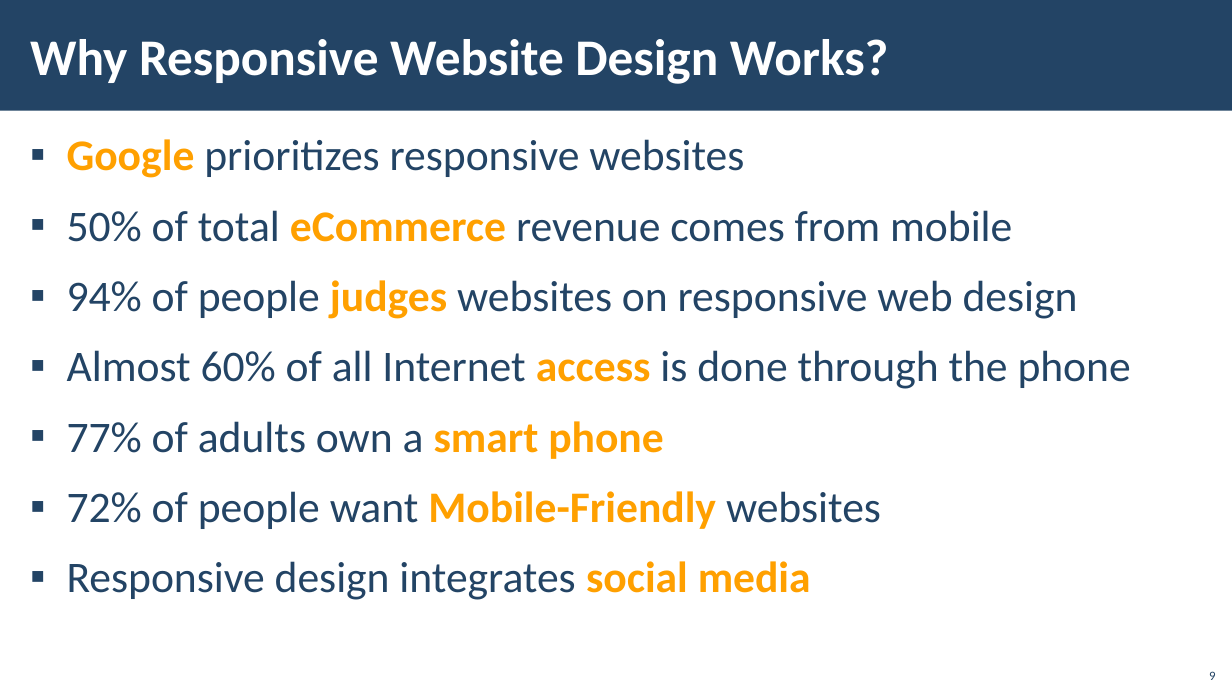
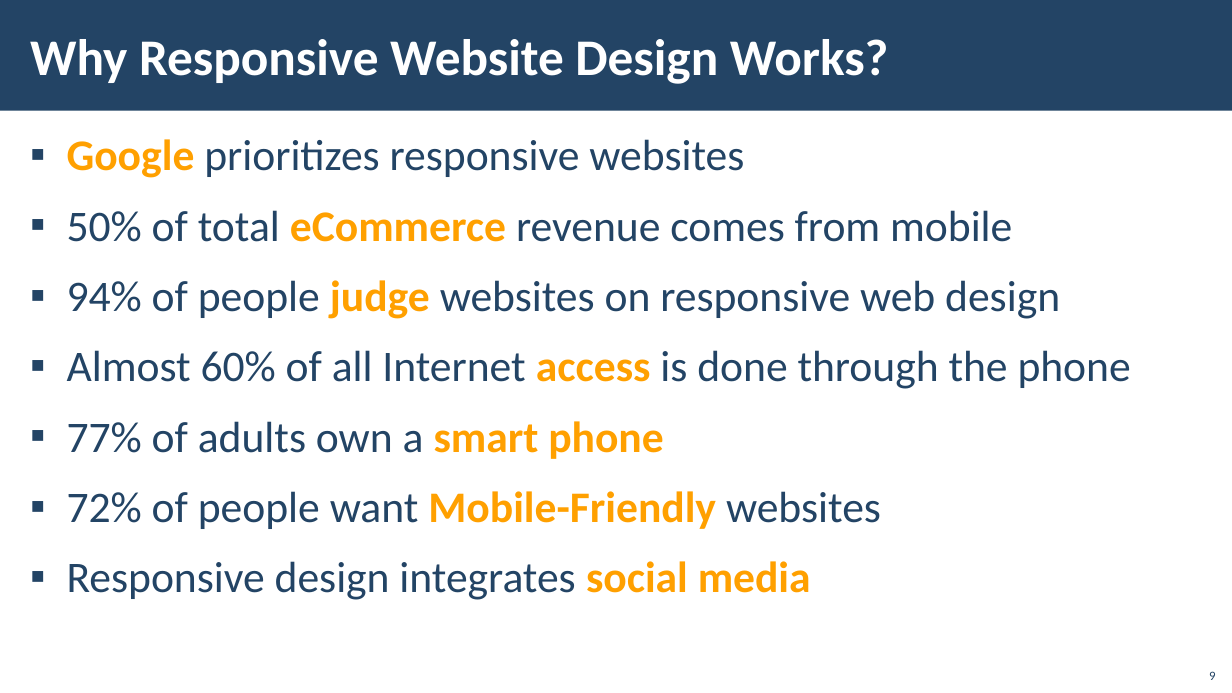
Before and after one commit to DBeneva/HTML-CSS, a slide deck: slide 9 of 07 - Media Queries/00 - Presentation/07.Media-Queries.pptx. Drawn at 1232x693 pixels with LibreOffice and Linux fonts; fonts in the diff are those of the drawing; background and template pictures are left out. Boxes give left, top, right and bottom in pixels: in the first picture for what was removed or moved away, otherwise in the second. Text is boxed around its words. In the diff, an @@ line names an element or a change of style, - is before the commit and + after.

```diff
--- a/07 - Media Queries/00 - Presentation/07.Media-Queries.pptx
+++ b/07 - Media Queries/00 - Presentation/07.Media-Queries.pptx
@@ text at [67, 280, 1060, 319]: text changed @@
-▪ 94% of people judges websites on responsive web design
+▪ 94% of people judge websites on responsive web design
```
Also in this commit, not shown: 1 other slide changed, 2 other files.
